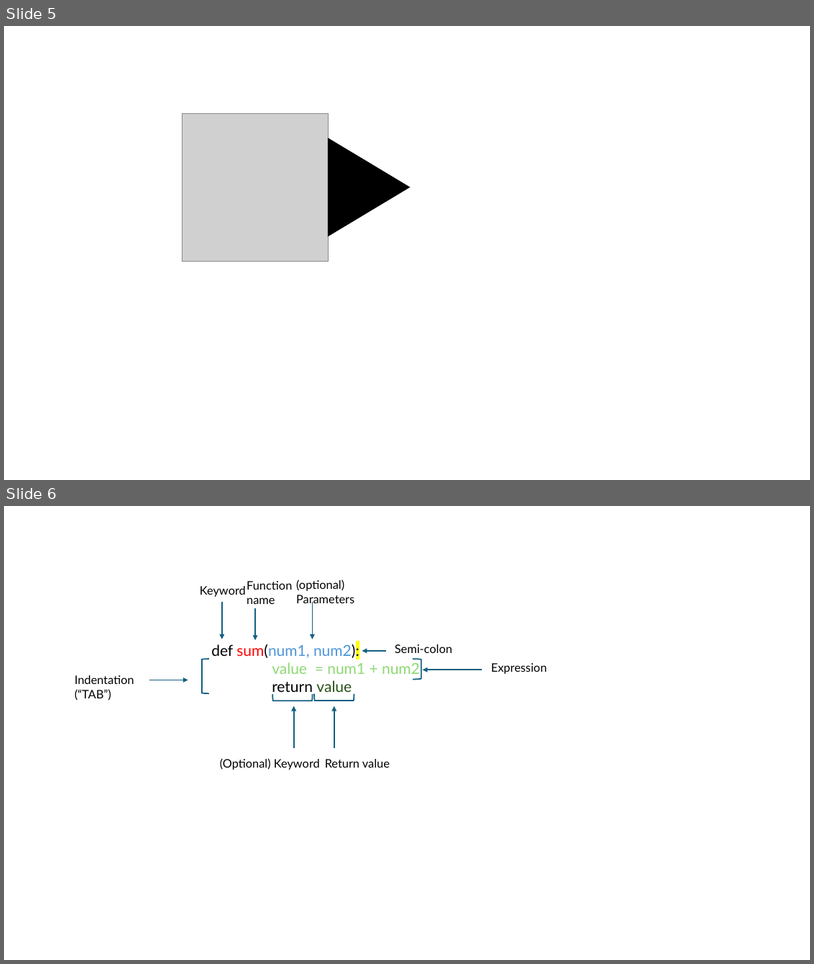
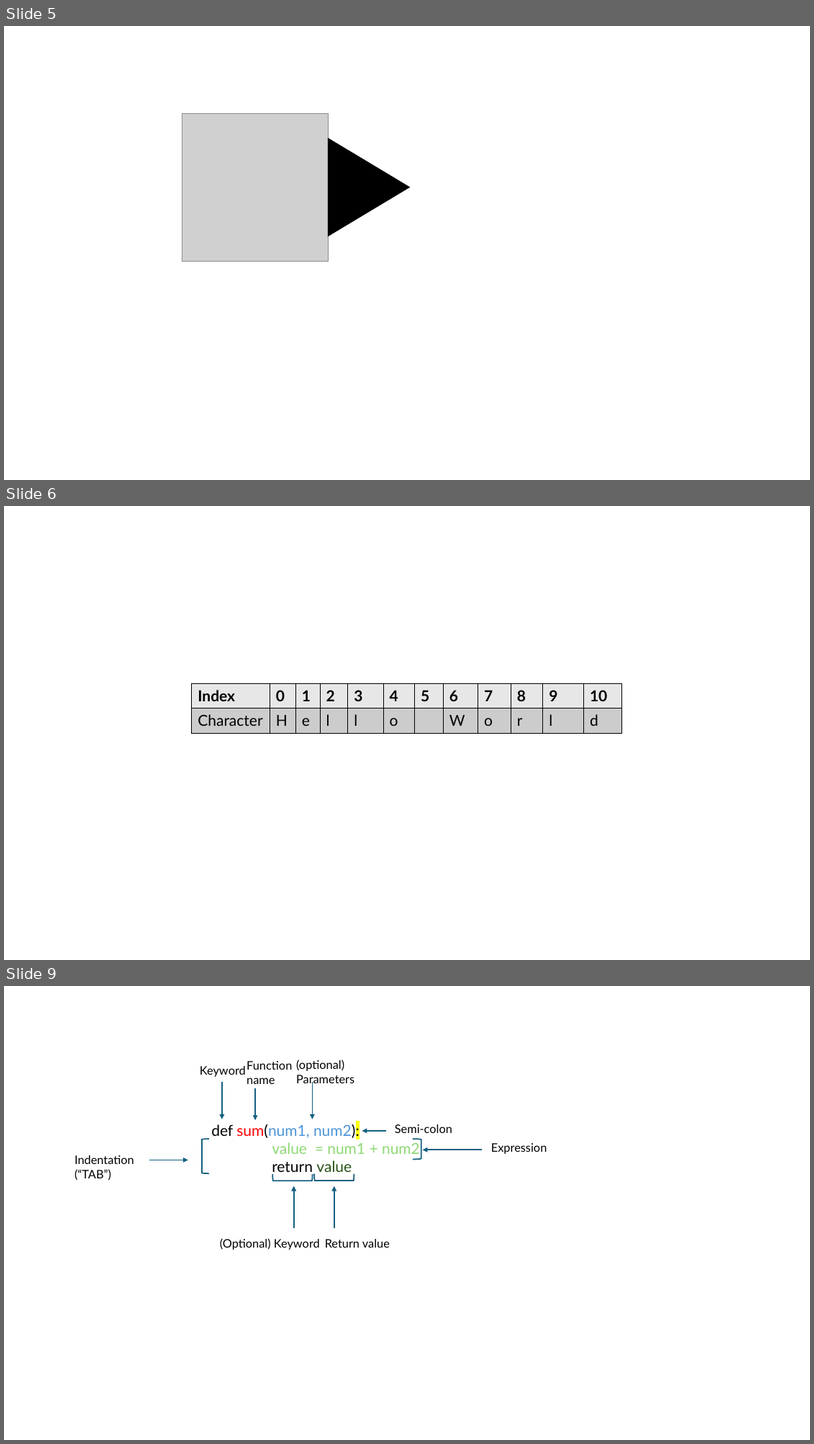
Before and after one commit to John-Abbott-College/SN1-Notes, a slide deck: Images_Youmna.pptx. Shown one above the other, each under a label of ours: slides 5 and 6 before the commit, slides 5, 6 and 9 after it; the slides between them are not shown. The pictures are 814x964 and 814x1444 pixels, drawn with LibreOffice and Linux fonts; fonts in the diff are those of the drawing; grey boxes stand for pictures. Boxes give left, top, right and bottom in pixels: in the first picture for what was removed or moved away, otherwise in the second. Text is boxed around its words. In the diff, an @@ line names an element or a change of style, - is before the commit and + after.

```diff
--- a/Images_Youmna.pptx
+++ b/Images_Youmna.pptx
@@ slide 6 added at [4, 506, 810, 960], background #FFFFFF @@
@@ table added at [192, 684, 622, 733], 2 rows, 12 columns @@
+Index | 0 | 1 | 2 | 3 | 4 | 5 | 6 | 7 | 8 | 9 | 10
+Character | H | e | l | l | o |  | W | o | r | l | d
@@ what was slide 6 is now slide 9 @@
```
Also in this commit, not shown: 2 other slides added, 2 other files.
